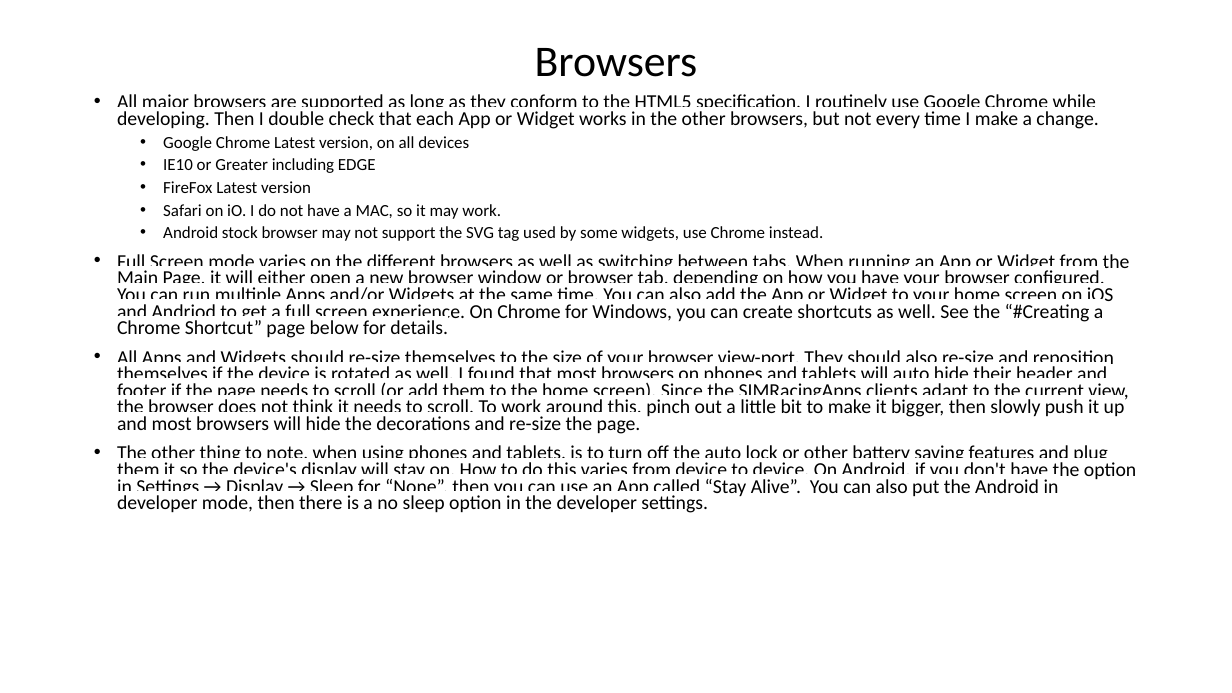
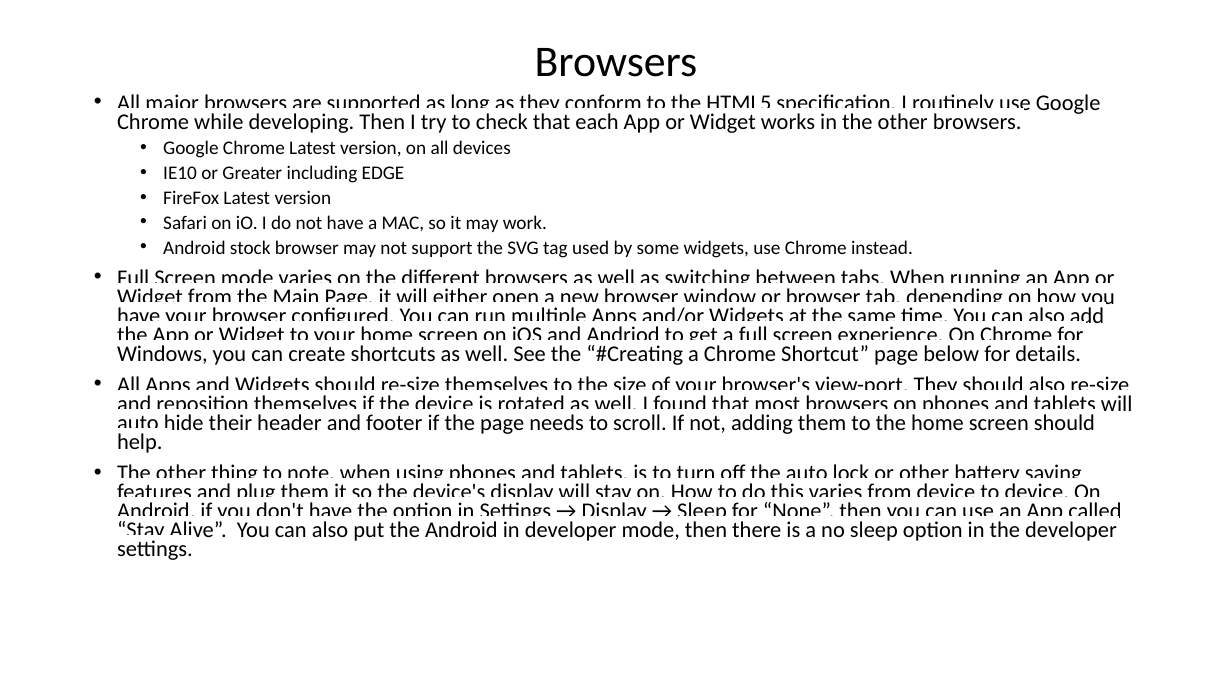
Before and after one commit to SIMRacingApps/SIMRacingApps.github.io, a slide deck: slide 6 of docs/documentation/SIMRacingApps - Quick Start Guide/SIMRacingApps - Quick Start Guide.odp. Drawn at 1232x693 pixels with LibreOffice and Linux fonts; fonts in the diff are those of the drawing. Boxes give left, top, right and bottom in pixels: in the first picture for what was removed or moved away, otherwise in the second. Text is boxed around its words. In the diff, an @@ line names an element or a change of style, - is before the commit and + after.

```diff
--- a/docs/documentation/SIMRacingApps - Quick Start Guide/SIMRacingApps - Quick Start Guide.odp
+++ b/docs/documentation/SIMRacingApps - Quick Start Guide/SIMRacingApps - Quick Start Guide.odp
@@ text at <box>117,94,1101,133</box>: text changed; size 15.4 to 17.5 pt @@
-• All major browsers are supported as long as they conform to the HTML5 specification. I routinely use Google Chrome while developing. Then I double check that each App or Widget works in the other browsers, but not every time I make a change.
+• All major browsers are supported as long as they conform to the HTML5 specification. I routinely use Google Chrome while developing. Then I try to check that each App or Widget works in the other browsers.
@@ text at <box>117,140,1121,560</box>: size 13.2 to 15 pt in "Google Chrome Latest version, on all devices", "IE10 or Greater including EDGE", "FireFox Latest version", "Safari on iO. I do not have ..." and 1 more places; size 15.4 to 17.5 pt in "Full Screen mode varies on the different ...", "The other thing to note, when using ..." @@
@@ text at <box>117,376,1132,453</box>: text changed; size 15.4 to 17.5 pt @@
-• All Apps and Widgets should re-size themselves to the size of your browser view-port. They should also re-size and reposition themselves if the device is rotated as well. I found that most browsers on phones and tablets will auto hide their header and footer if the page needs to scroll (or add them to the home screen). Since the SIMRacingApps clients adapt to the current view, the browser does not think it needs to scroll. To work around this, pinch out a little bit to make it bigger, then slowly push it up and most browsers will hide the decorations and re-size the page.
+• All Apps and Widgets should re-size themselves to the size of your browser's view-port. They should also re-size and reposition themselves if the device is rotated as well. I found that most browsers on phones and tablets will auto hide their header and footer if the page needs to scroll. If not, adding them to the home screen should help.
```
Also in this commit, not shown: 10 other slides changed, 25 other files.
